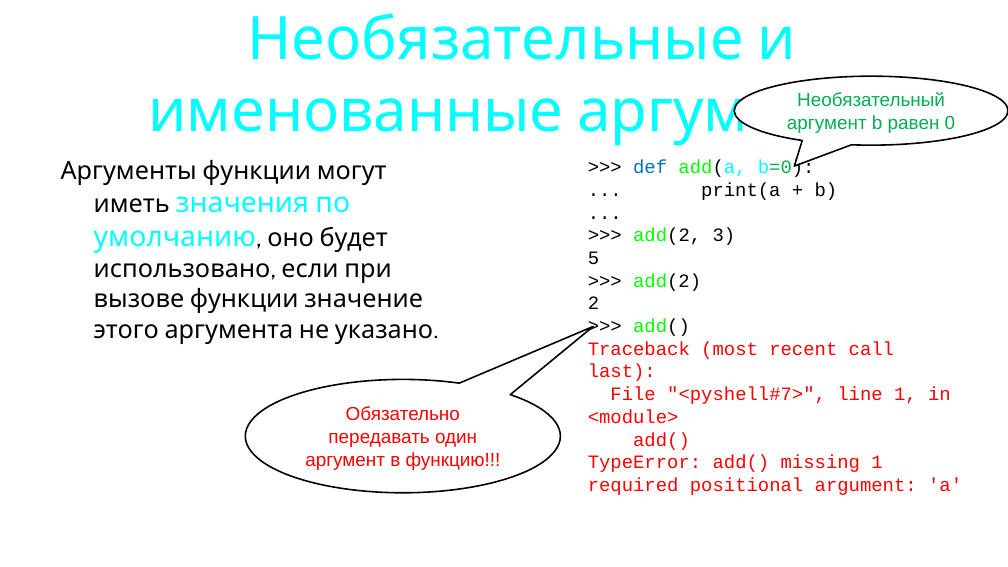
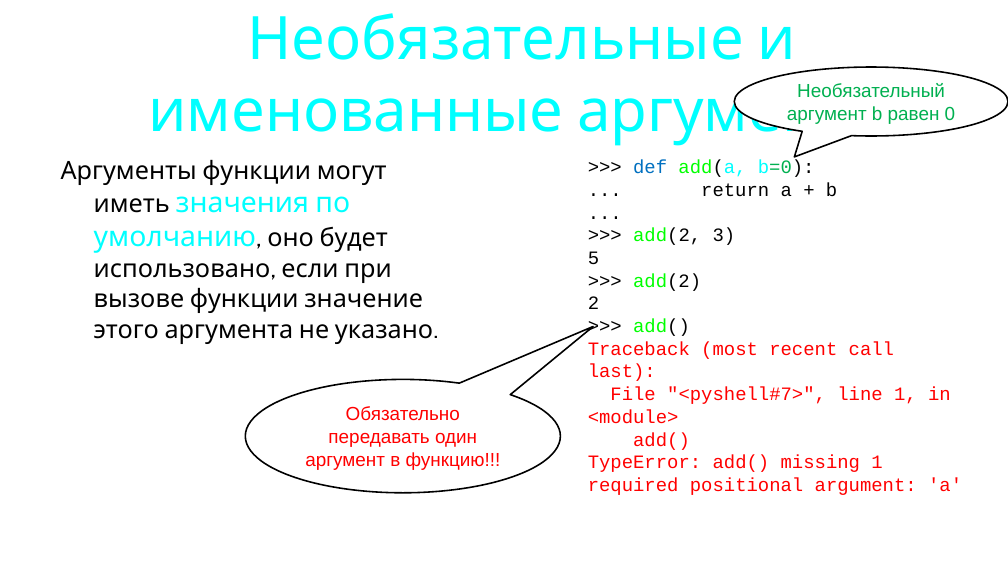
Before and after one commit to maxchv/LearnPython, a slide deck: slide 38 of week04/Functions.pptx (slide 31 before the commit). Drawn at 1008x567 pixels with LibreOffice and Linux fonts; fonts in the diff are those of the drawing. Boxes give left, top, right and bottom in pixels: in the first picture for what was removed or moved away, otherwise in the second. Text is boxed around its words. In the diff, an @@ line names an element or a change of style, - is before the commit and + after.

```diff
--- a/week04/Functions.pptx
+++ b/week04/Functions.pptx
@@ speech bubble "Необязательный аргумент b равен 0": place and size @@
-speech bubble "Необязательный аргумент b равен 0" at (734,76,1008,145)
+speech bubble "Необязательный аргумент b равен 0" at (734,67,1008,136)
@@ text at (701,183,837,196): text changed @@
-... print(a + b)
+... return a + b
```
Also in this commit, not shown: 8 other slides changed, 3 slides added.
